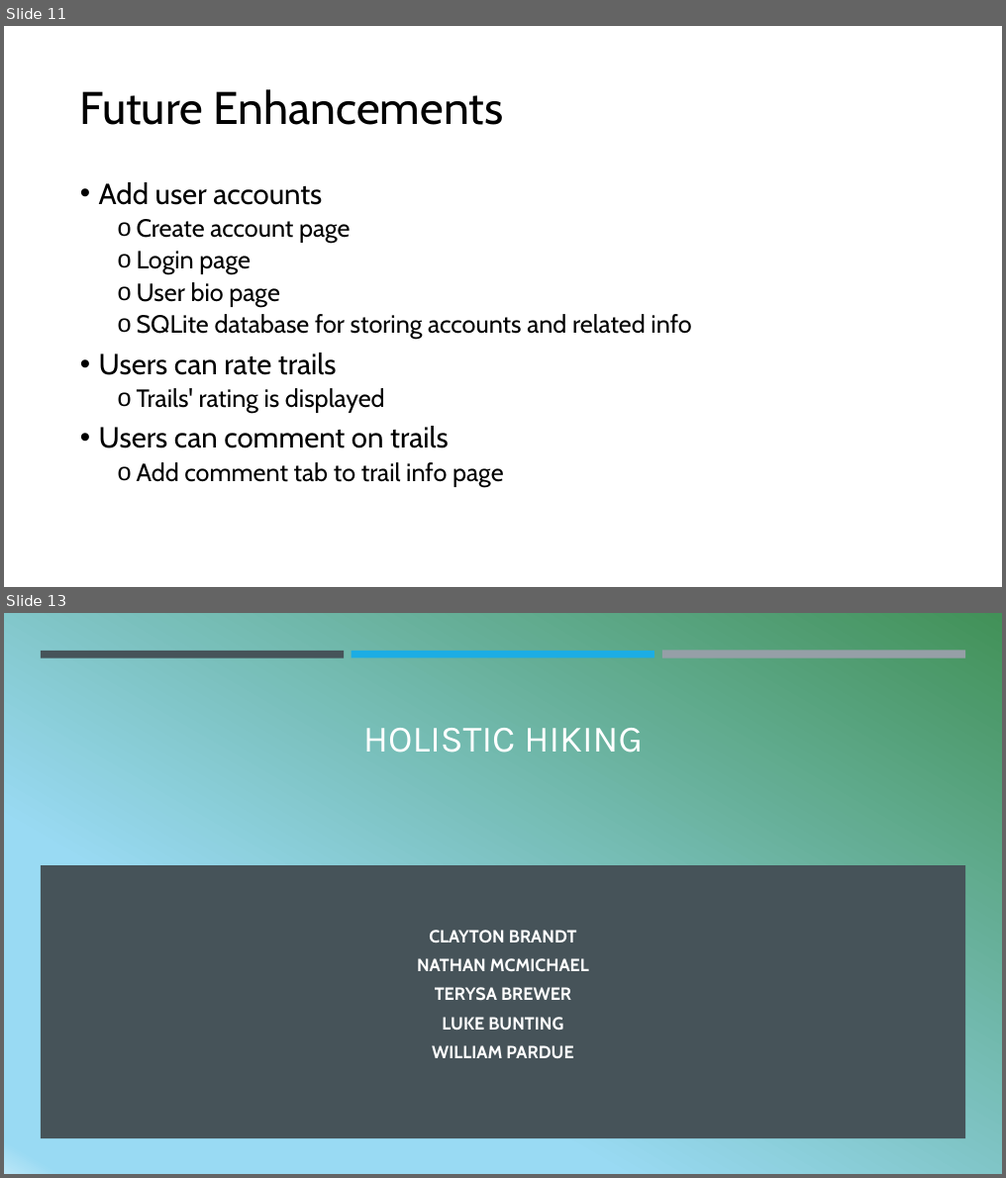
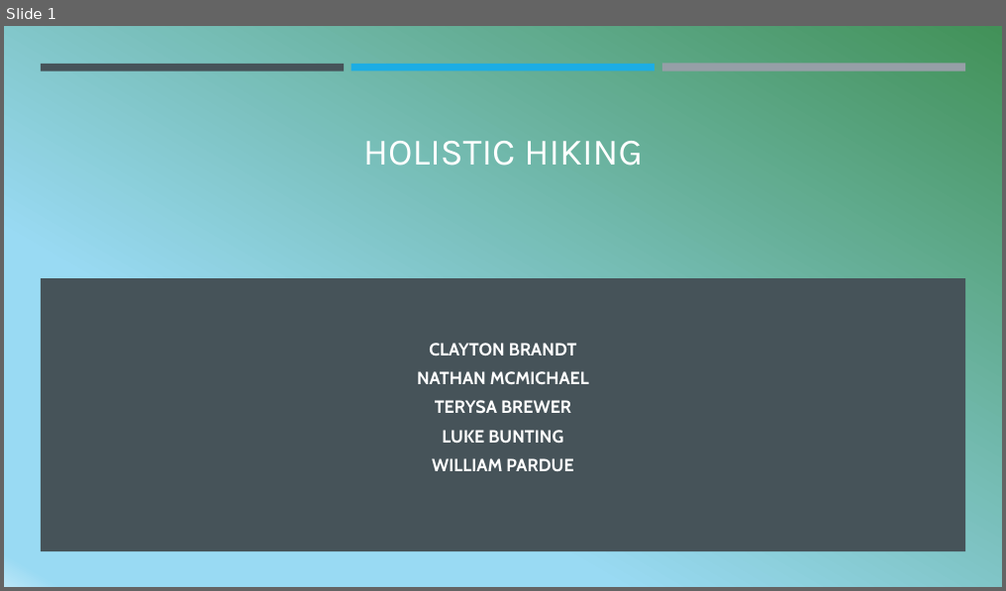
Before and after one commit to Clayton-Brandt/Holistic-Hiking, a slide deck: documents/Holistic Hiking Sprint 1.pptx. Shown one above the other, each under a label of ours: slides 11 and 13 before the commit, slide 1 after it; the slides between them are not shown. The pictures are 1006x1178 and 1006x591 pixels, drawn with LibreOffice and Linux fonts; fonts in the diff are those of the drawing. Boxes give left, top, right and bottom in pixels: in the first picture for what was removed or moved away, otherwise in the second. Text is boxed around its words. In the diff, an @@ line names an element or a change of style, - is before the commit and + after.

```diff
--- a/documents/Holistic Hiking Sprint 1.pptx
+++ b/documents/Holistic Hiking Sprint 1.pptx
@@ slide 11 removed at bbox=[4, 26, 1002, 587], background #FFFFFF @@
@@ title removed at bbox=[80, 89, 504, 125] @@
-Future Enhancements
@@ text removed at bbox=[99, 182, 691, 487] @@
-• Add user accounts
-  o Create account page
-  o Login page
-  o User bio page
-  o SQLite database for storing accounts and related info
-• Users can rate trails
-  o Trails' rating is displayed
-• Users can comment on trails
-  o Add comment tab to trail info page
@@ what was slide 13 is now slide 1 @@
```
Also in this commit, not shown: 3 slides changed, 11 other slides removed.
